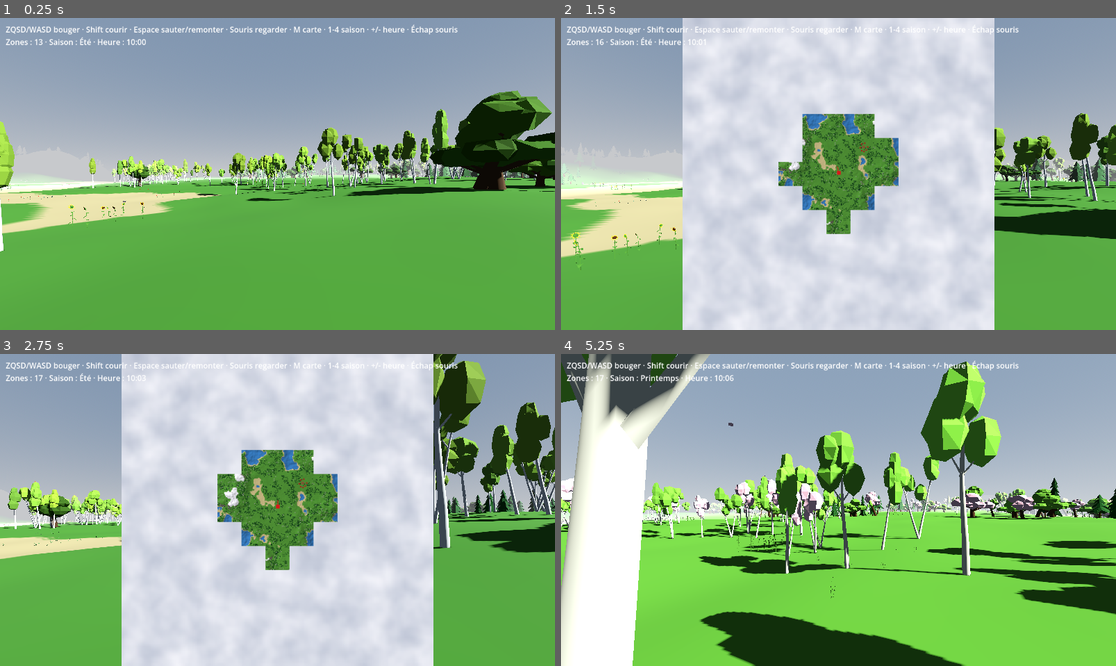
Above: before the commit, frames 1-4 (two rows, left to right).
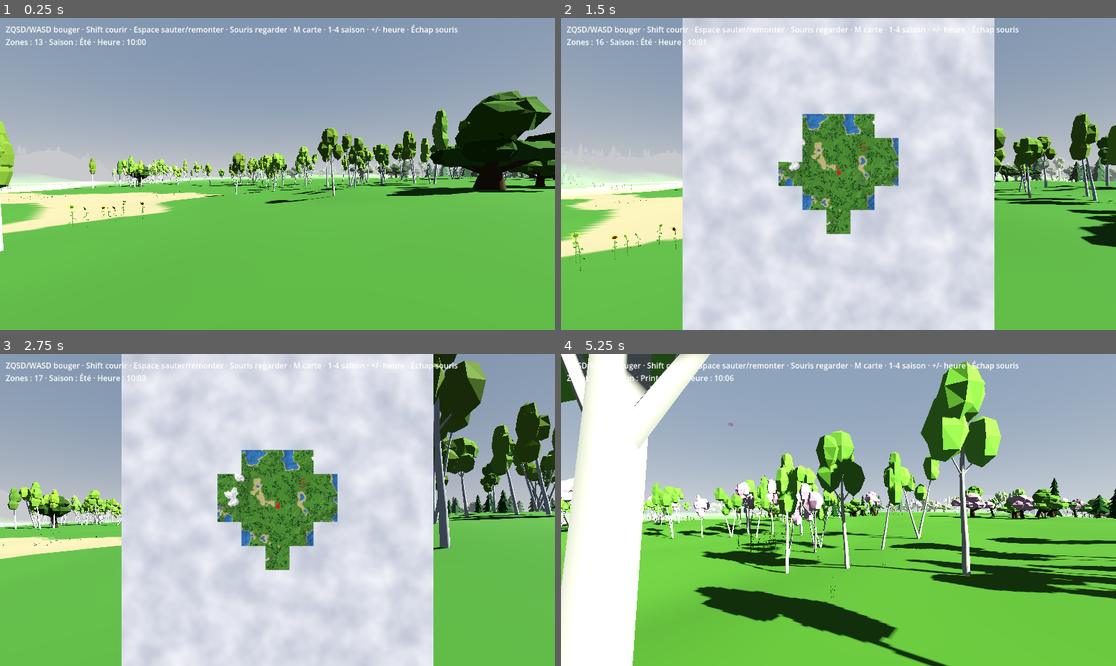
Above: after the commit, the same moments.

Repository: tdebarochez/openworld
Game: Godot game, scene res://main.tscn
The game is run twice, just before and just after one commit, with the same random seed, the same clock (stepped at 60 frames per second) and the same inputs.
Inputs (mouse positions are in pixels of both pictures, inside the frame that each line leads up to):
- Up to frame 1 (0.25 s): no input
- Up to frame 2 (1.5 s): tap Enter at 0.5 s; move the mouse to (866, 174) at 0.52 s; hold W from 0.53 s (still down); tap M at 0.6 s; tap Space at 0.77, 1.07 s; move the mouse to (810, 174) at 1.27 s; tap Shift at 1.35 s
- Up to frame 3 (2.75 s): keep holding W; tap Space at 1.52, 1.82 s; move the mouse to (288, 503) at 2.02 s; tap 1 at 2.1 s
- Up to frame 4 (5.25 s): keep holding W; move the mouse to (832, 516) at 2.77 s; tap 4 at 2.85 s; tap Space at 3.02, 3.32, 3.77, 4.07, 4.52, 4.82 s; move the mouse to (877, 513) at 3.52 s; tap 6 at 3.6 s; move the mouse to (794, 506) at 4.27 s; tap M at 4.35 s; move the mouse to (844, 510) at 5.02 s; hold Shift from 5.03 s (still down)

The runs differ from the first frame. In frame 1, 2.8% of the frame differs, in the area x 0-100%, y 25-75%; in frame 2, 2.7%; in frame 3, 3.2%; in frame 4, 19%, in the area x 0-100%, y 0-100%.

Commit message:
Seasonal sun path: real 46°N model with solar declination per season
Noon elevation 67° in summer, 44° at the equinoxes, 21° in winter, solar
noon kept at 13:00. Day length follows: sunrise 5:14 / sunset 20:46 in
summer, 8:46 / 17:14 in winter. Dusk colours, moon swap, stars and sky
disc already keyed on the sun's height, so they follow the season's real
sunrise/sunset; the warm dusk window is narrowed (sin elev 0.3 -> 0.2) so
the low winter morning sun no longer paints a dawn sky at 10:00.

Co-Authored-By: Claude Opus 5.5 <noreply@anthropic.com>

Diff:
--- a/daynight.gd
+++ b/daynight.gd
@@ -7,8 +7,11 @@
 ## comes from a separate sky-only light: lit by the dim scene light, it showed as a dark blob in
 ## front of the bright winter haze at sunset.
 
-const NOON := 13.0  # sun due south at its highest; uniform rotation → sunrise 7:00, sunset 19:00
-const NOON_ELEVATION := deg_to_rad(55.0)
+const NOON := 13.0  # sun due south at its highest
+# Real sun path at a mid-latitude: noon elevation 90° - LATITUDE + declination (67° summer, 21° winter),
+# so summer days are long and winter days short. Dusk, moon, stars and disc all follow dir.y.
+const LATITUDE := deg_to_rad(46.0)
+const DECLINATION := [deg_to_rad(23.4), 0.0, deg_to_rad(-23.4), 0.0]  # by seasons.Season
 const START := 10.0
 const DAY_SECONDS := 1200.0  # real seconds per game day (20 min)
 const SCRUB_SPEED := 2.0  # game hours per real second while + or - is held
@@ -81,10 +84,13 @@
 	return "%02d:%02d" % [m / 60, m % 60]
 
 
-## Unit vector towards the sun: rises due east (+X), due south (+Z) at NOON, sets due west.
-static func sun_dir(h: float) -> Vector3:
-	var a := (h - NOON) / 24.0 * TAU
-	return Vector3(-sin(a), cos(a) * sin(NOON_ELEVATION), cos(a) * cos(NOON_ELEVATION))
+## Unit vector towards the sun (+X east, +Y up, +Z south) for a solar declination: rises in the east
+## (north of it in summer, south in winter), due south at NOON, sets in the west.
+static func sun_dir(h: float, decl := 0.0) -> Vector3:
+	var a := (h - NOON) / 24.0 * TAU  # hour angle
+	return Vector3(-cos(decl) * sin(a),
+		sin(LATITUDE) * sin(decl) + cos(LATITUDE) * cos(decl) * cos(a),
+		sin(LATITUDE) * cos(decl) * cos(a) - cos(LATITUDE) * sin(decl))
 
 
 func apply() -> void:
@@ -93,9 +99,10 @@
 	var sun: DirectionalLight3D = world.seasons.sun
 	var sky: ProceduralSkyMaterial = world.seasons.sky
 	var env: Environment = world.seasons.env
-	var dir := sun_dir(time)
+	var dir := sun_dir(time, DECLINATION[world.seasons.season])
 	var day := smoothstep(-0.15, 0.2, dir.y)
-	var warm := 1.0 - smoothstep(0.0, 0.3, absf(dir.y - 0.02))  # peaks at sunrise/sunset
+	# Peaks at sunrise/sunset, gone by ~11° so the low winter sun (10:00 ≈ 9.5°) doesn't paint a dawn sky.
+	var warm := 1.0 - smoothstep(0.0, 0.2, absf(dir.y - 0.02))
 	if dir.y >= 0.0:
 		sun.basis = Basis.looking_at(-dir)
 		sun.light_color = s.sun * Color.WHITE.lerp(SUN_WARM, warm)
--- a/tests/test_daynight.gd
+++ b/tests/test_daynight.gd
@@ -1,6 +1,7 @@
 extends SceneTree
 # Run: godot --headless --path . -s tests/test_daynight.gd
-# Time wraps and is moved by +/-, the sun sets at night, and a season's tint survives the hour.
+# Time wraps and is moved by +/-, the sun sets at night, the sun path follows the season (46°N),
+# and a season's tint survives the hour.
 
 var w
 var frames := 0
@@ -29,6 +30,24 @@
 	e.unicode = unicode
 	e.pressed = pressed
 	return e
+
+
+## [sunrise, sunset] hours where the sun crosses the horizon, found by stepping the minutes.
+func _rise_set(d, decl: float) -> Array:
+	var out := [-1.0, -1.0]
+	for m in 24 * 60:
+		var y0: float = d.sun_dir(m / 60.0, decl).y
+		var y1: float = d.sun_dir((m + 1) / 60.0, decl).y
+		if y0 < 0.0 and y1 >= 0.0:
+			out[0] = (m + 0.5) / 60.0
+		elif y0 >= 0.0 and y1 < 0.0:
+			out[1] = (m + 0.5) / 60.0
+	return out
+
+
+func _hm(h: float) -> String:
+	var m := roundi(h * 60.0)
+	return "%02d:%02d" % [m / 60, m % 60]
 
 
 func _check():
@@ -61,7 +80,7 @@
 	assert(is_equal_approx(d.time, 24.0 + 0.1 - d.TAP - 1.0 + 0.5 * 24.0 / d.DAY_SECONDS))
 
 	# Sun high at noon, rising east, setting west, below the horizon at night (light = moon above).
-	assert(d.sun_dir(d.NOON).y > 0.7)
+	assert(d.sun_dir(d.NOON).y > 0.65)  # equinox: 44°
 	assert(d.sun_dir(0.0).y < -0.5)
 	assert(d.sun_dir(8.0).x > 0.5 and d.sun_dir(18.0).x < -0.5)
 	d.set_time(d.NOON)
@@ -75,12 +94,40 @@
 	var night_haze: Color = w.seasons.sky.sky_horizon_color
 	assert(night_haze.v < noon_haze.v * 0.4)
 	assert(w.seasons.env.fog_light_color == night_haze)
-	d.set_time(18.75)
+	var summer_set: float = _rise_set(d, d.DECLINATION[w.seasons.season])[1]
+	d.set_time(summer_set - 0.25)
 	assert(sun.light_color.r > sun.light_color.b * 1.5, "warm sunset light")
 	assert(w.seasons.sky.sky_horizon_color.r > w.seasons.sky.sky_horizon_color.b)
+	d.set_time(18.75)  # summer: the sun is still well up
+	assert(sun.light_color.is_equal_approx(w.seasons.light.sun))
+
+	# Season sun path at 46°N: noon elevation 90 - 46 + declination, longer days in summer.
+	var noon_deg := [67.4, 44.0, 20.6, 44.0]  # by Season
+	var day_len := []
+	for s in 4:
+		var decl: float = d.DECLINATION[s]
+		assert(absf(rad_to_deg(asin(d.sun_dir(d.NOON, decl).y)) - noon_deg[s]) < 0.1)
+		var rs := _rise_set(d, decl)
+		print("%s: sunrise %s, sunset %s, noon %.1f°" % [w.seasons.NAMES[s], _hm(rs[0]), _hm(rs[1]), noon_deg[s]])
+		assert(absf(rs[0] + rs[1] - 2.0 * d.NOON) < 0.05, "symmetric around solar noon")
+		for h in [rs[0] - 0.25, rs[1] + 0.25, fposmod(d.NOON + 12.0, 24.0)]:
+			assert(d.sun_dir(h, decl).y < 0.0, "night")
+		assert(d.sun_dir(rs[0] + 0.25, decl).y > 0.0 and d.sun_dir(rs[1] - 0.25, decl).y > 0.0)
+		day_len.append(rs[1] - rs[0])
+	var S = w.seasons.Season
+	assert(day_len[S.SUMMER] > 15.0 and day_len[S.WINTER] < 9.0)
+	assert(absf(day_len[S.AUTUMN] - 12.0) < 0.1 and absf(day_len[S.SPRING] - 12.0) < 0.1)
+	# apply() follows the season: low winter sun at noon, already down at 18:00 in winter.
+	var hour: float = d.time
+	w.seasons.set_season(S.WINTER)
+	d.set_time(d.NOON)
+	assert(absf(rad_to_deg(asin(sun.global_basis.z.y)) - noon_deg[S.WINTER]) < 0.2)
+	d.set_time(18.0)
+	assert(sun.light_color.is_equal_approx(w.seasons.light.sun * d.MOON), "winter: moon by 18:00")
+	w.seasons.set_season(S.SUMMER)
+	d.set_time(hour)
 
 	# Season × hour: winter at noon dimmer than summer at noon; switching hours keeps the winter tint.
-	var S = w.seasons.Season
 	w.seasons.set_season(S.WINTER)
 	assert(is_equal_approx(d.time, 18.75), "season switch must not move the clock")
 	d.set_time(d.NOON)
